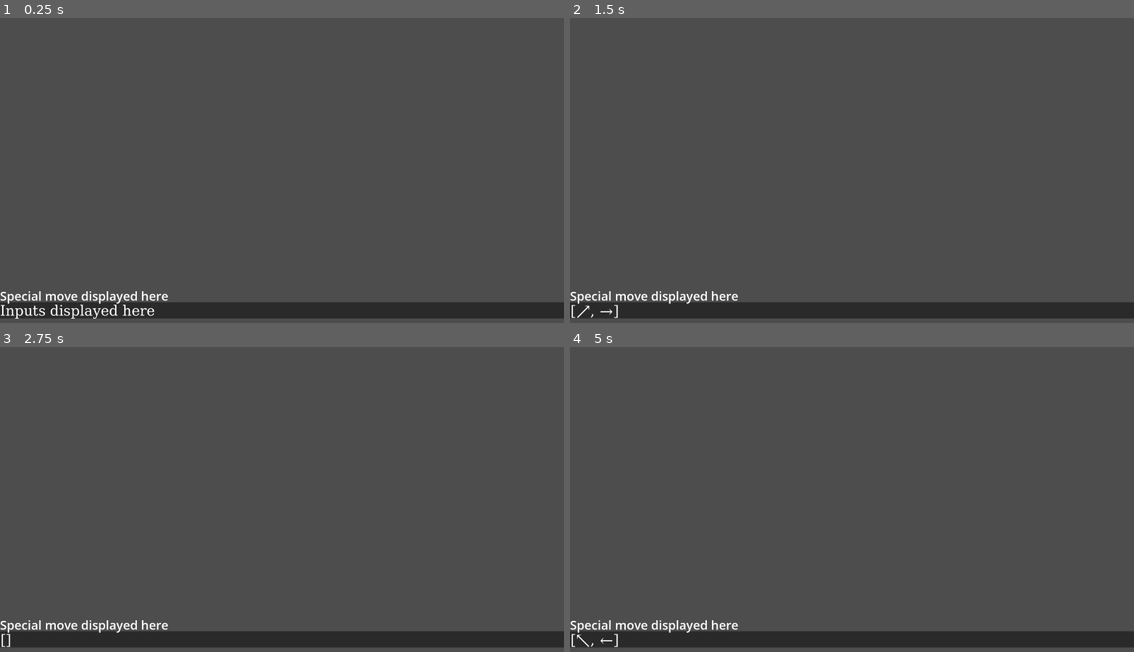
Above: before the commit, frames 1-4 (two rows, left to right).
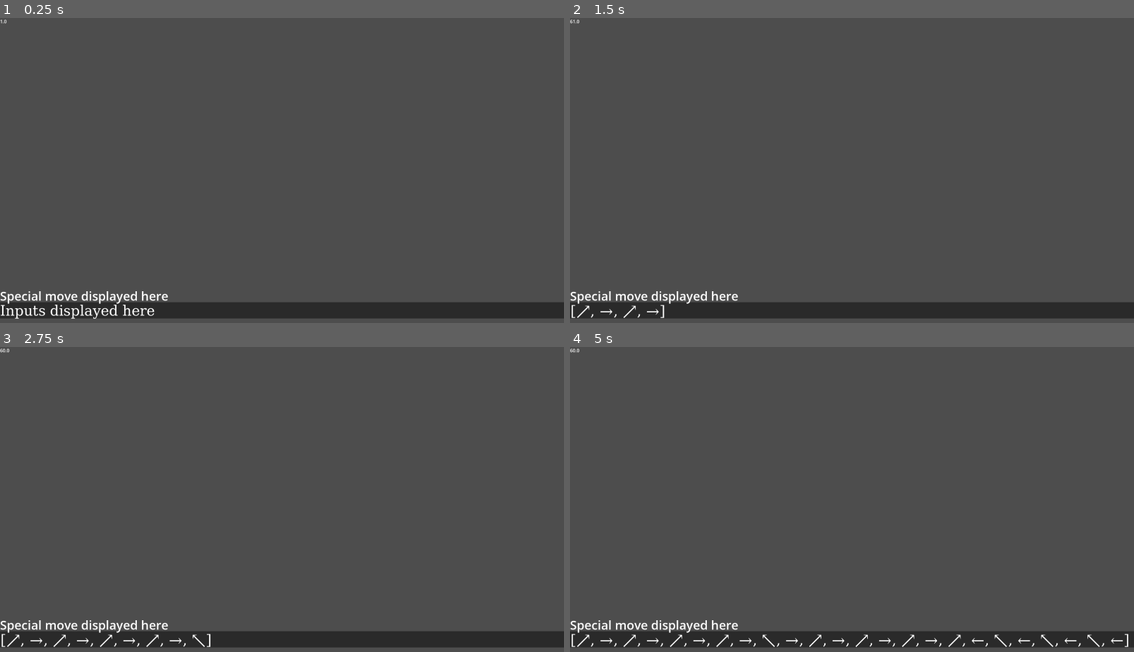
Above: after the commit, the same moments.

Repository: SeulLip/2DBeatEmUp
Game: Godot game, scene res://Input Display.tscn
Same seed, same stepped clock (60 frames per second), same inputs: the game is played once before the commit and once after it.
Inputs:
- Up to frame 1 (0.25 s): no input
- Up to frame 2 (1.5 s): tap Enter at 0.5 s; hold W (move_up) 0.53-1.28 s; hold D (move_right) from 0.53 s (still down); tap Space at 1.25 s; tap W (move_up) at 1.35 s
- Up to frame 3 (2.75 s): tap W (move_up) at 1.52, 1.82 s; release D (move_right) at 2.03 s; hold A (move_left) from 2.03 s (still down); hold W (move_up) from 2.03 s (still down)
- Up to frame 4 (5 s): tap Enter at 2.75 s; release A (move_left) at 2.78 s; release W (move_up) at 2.78 s; hold D (move_right) 2.78-4.28 s; tap W (move_up) at 2.85, 3.02, 3.32, 4.35, 4.52, 4.82 s; hold W (move_up) 3.53-4.28 s; tap Space at 4.25 s; hold A (move_left) from 4.28 s (still down)

The runs differ from the first frame. In frame 1, less than 0.1% of the frame differs, in the area x 0-2%, y 0-2%; in frame 2, 0.1%; in frame 3, 0.2%; in frame 4, 0.6%, in the area x 0-99%, y 0-99%.
Error before the commit: Attempt to call function 'is_on_floor' in base 'null instance' on a null instance. (res://Scripts/InputBuffer.gd:44)
Error after the commit: Attempt to call function 'is_on_floor' in base 'null instance' on a null instance. (res://Scripts/InputBuffer.gd:43)

Commit message:
Actual Input Buffer and FPS Counter
With the help of my goat. Inputs can be buffered now and I made a simple fps counter hehe.

Diff:
--- /dev/null
+++ b/FPSCounter.tscn
@@ -0,0 +1,10 @@
+[gd_scene load_steps=2 format=3 uid="uid://06rox6xfr6h"]
+
+[ext_resource type="Script" uid="uid://ww5g5tbo7gn0" path="res://Scripts/FPSCounter.gd" id="1_6ppto"]
+
+[node name="FPS" type="CanvasLayer"]
+script = ExtResource("1_6ppto")
+
+[node name="Label" type="Label" parent="."]
+offset_right = 40.0
+offset_bottom = 23.0
--- /dev/null
+++ b/Scripts/FPSCounter.gd
@@ -0,0 +1,5 @@
+
+extends Node
+
+func _process(_delta):
+	$Label.text =str(Engine.get_frames_per_second())
--- a/Scripts/InputBuffer.gd
+++ b/Scripts/InputBuffer.gd
@@ -18,12 +18,7 @@
 				# Update held state
 				held_directions[action] = event.pressed
 
-				# Update current direction vector
-				var new_direction := get_current_direction()
-				if buffer.is_empty() or buffer.back() != new_direction:
-					if new_direction != Vector2.ZERO:
-						buffer.push_back(new_direction)
-						print_buffer(buffer)
+
 
 func get_current_direction() -> Vector2:
 	var x := int(held_directions["move_right"]) - int(held_directions["move_left"])
@@ -36,17 +31,23 @@
 func _physics_process(_delta):
 	frame_counter += 1
 
-	if frame_counter >= 16:
-		buffer.clear()
-		print_buffer(buffer)
-		frame_counter = 0
+	if frame_counter % 16:
+		var new_direction := get_current_direction()
+		if buffer.is_empty() or buffer.back() != new_direction:
+			if new_direction != Vector2.ZERO:
+				buffer.push_back(new_direction)
+				print_buffer(buffer)
+			else:
+				buffer.clear()
 
-	if Input.is_action_just_pressed("move_up") and $Player.is_on_floor():
-		if not buffer.is_empty():
-			var event = buffer.pop_front()
-			$Player.jump()
-			print("Execute event %s!" % event)
-			print_buffer(buffer)
+		if Input.is_action_pressed("move_up") and $Player.is_on_floor():
+			if not buffer.is_empty():
+				var first_in_buffer = buffer[0]
+				if first_in_buffer == Vector2(0, -1):
+					var event = buffer.pop_front()
+					$Player.jump()
+					print("Execute event %s!" % event)
+					print_buffer(buffer)
 
 
 
--- a/project.godot
+++ b/project.godot
@@ -13,12 +13,14 @@
 config/name="2D GG or something lol"
 run/main_scene="uid://cgf1e8crmbhpy"
 config/features=PackedStringArray("4.4", "Forward Plus")
+run/max_fps=60
 boot_splash/image="uid://cxqtldwkrhvas"
 config/icon="uid://cxqtldwkrhvas"
 
 [autoload]
 
 HitStopManager="*res://Scripts/HitStopManager.gd"
+FpsCounter="*res://FPSCounter.tscn"
 
 [display]
 
Not shown, added: Scripts/FPSCounter.gd.uid
Not shown, added: Player.tscn122107715.tmp
Not shown, added: Player.tscn3451765882.tmp
